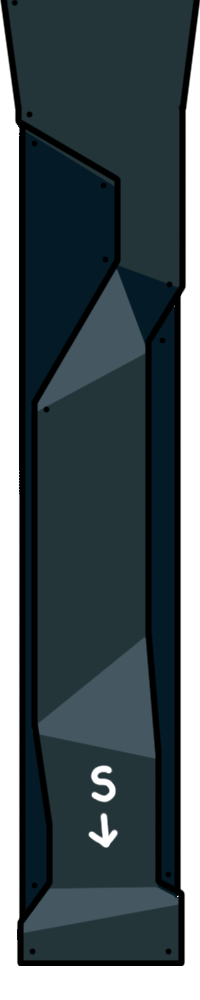
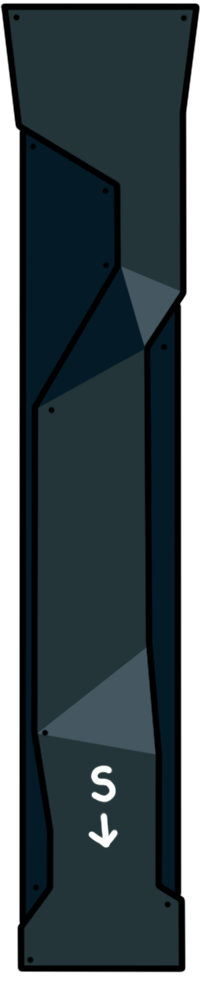
Before/after of a w=200, h=1000 layered artwork. What changed in the layer stack:
added layer "Layer 3" above "Linework" over [left=0, top=2, right=200, bottom=973]
painted on "Linework" over [left=0, top=0, right=200, bottom=969]
